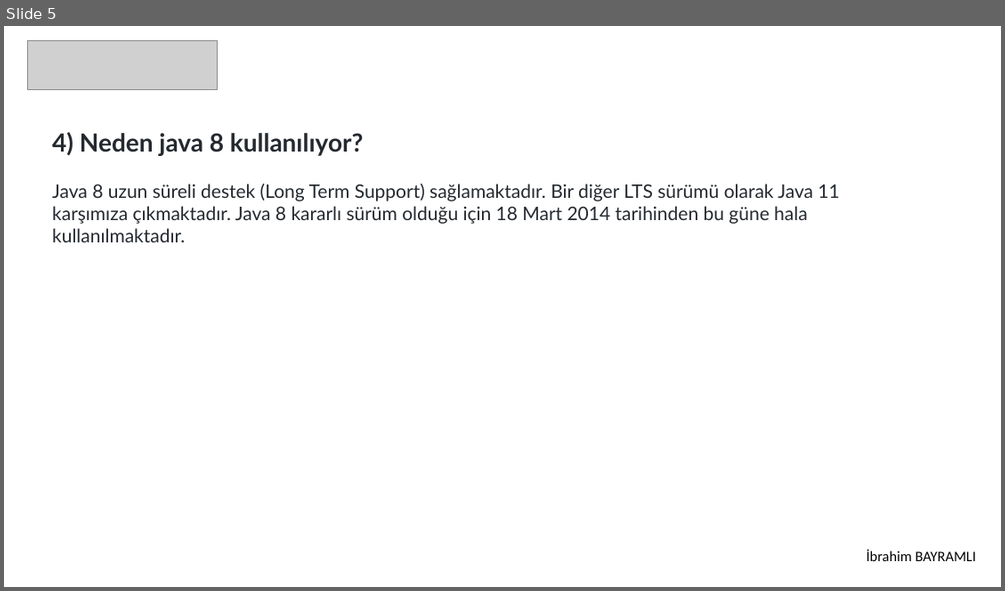
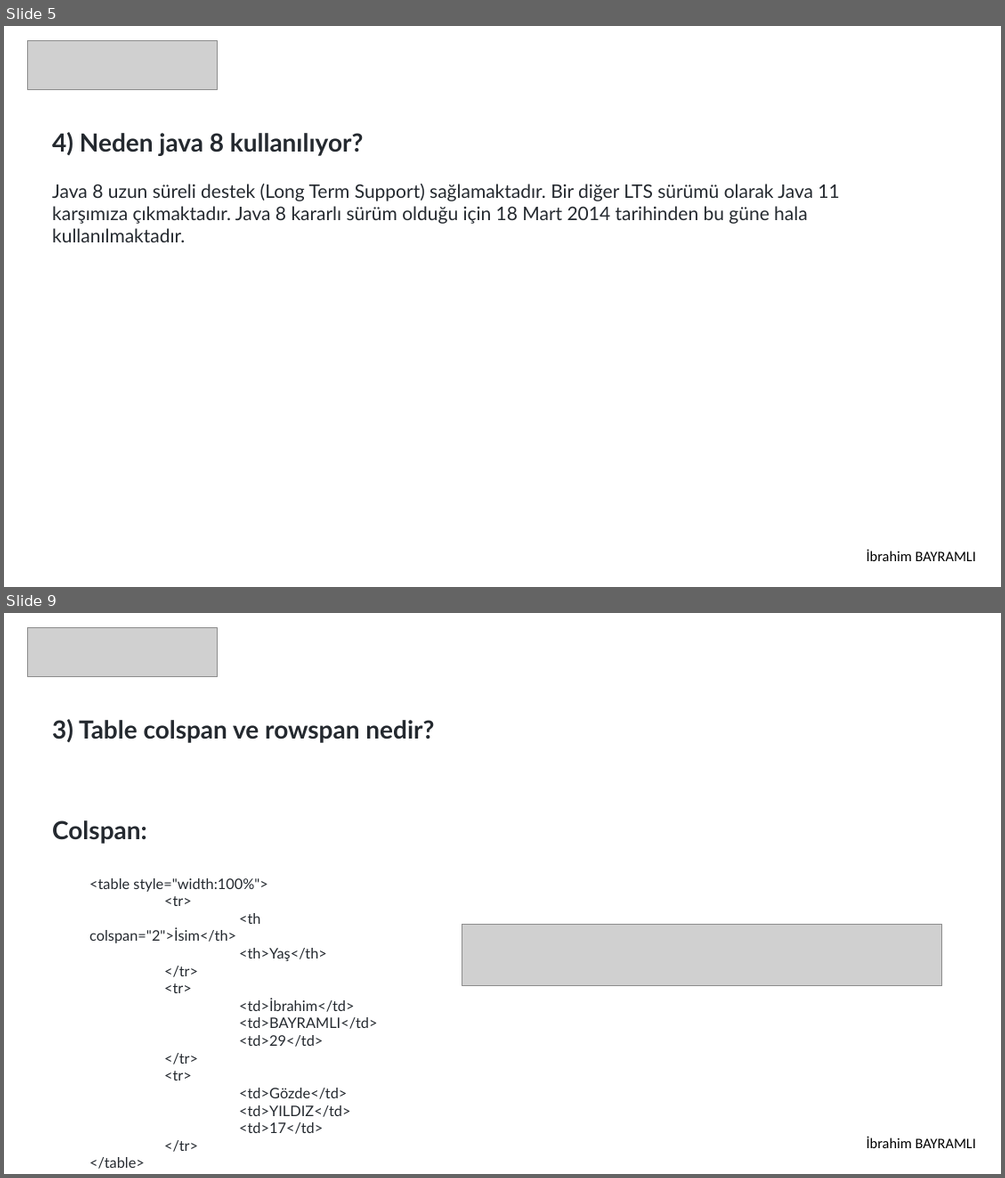
Before and after one commit to 207-Atmosware-Java-Bootcamp/2-hafta-pazartesi-odevi-ibrahimbayramli, a slide deck: Odev.pptx. Shown one above the other, each under a label of ours: slide 5 before the commit, slides 5 and 9 after it; the slides between them are not shown. The pictures are 1005x591 and 1005x1178 pixels, drawn with LibreOffice and Linux fonts; fonts in the diff are those of the drawing; grey boxes stand for pictures. Boxes give left, top, right and bottom in pixels: in the first picture for what was removed or moved away, otherwise in the second. Text is boxed around its words. In the diff, an @@ line names an element or a change of style, - is before the commit and + after.

```diff
--- a/Odev.pptx
+++ b/Odev.pptx
@@ slide 9 added at (4,613,1001,1174), background #FFFFFF @@
@@ picture added at (28,627,217,676) @@
@@ text added at (52,719,434,743), 24 pt, text #24292F, bold @@
+3) Table colspan ve rowspan nedir?
@@ text added at (52,820,377,1168), 14 pt, text #24292F @@
+Colspan:
+  <table style="width:100%">
+  <tr>
+  <th colspan="2">İsim</th>
+  <th>Yaş</th>
+  </tr>
+  <tr>
+  <td>İbrahim</td>
+  <td>BAYRAMLI</td>
+  <td>29</td>
+  </tr>
+  <tr>
+  <td>Gözde</td>
+  <td>YILDIZ</td>
+  <td>17</td>
+  </tr>
+  </table>
@@ picture added at (462,925,942,986) @@
@@ text added at (866,1136,976,1148), 14 pt, text #000000 @@
+İbrahim BAYRAMLI
```
Also in this commit, not shown: 15 other slides added, 4 other files.
